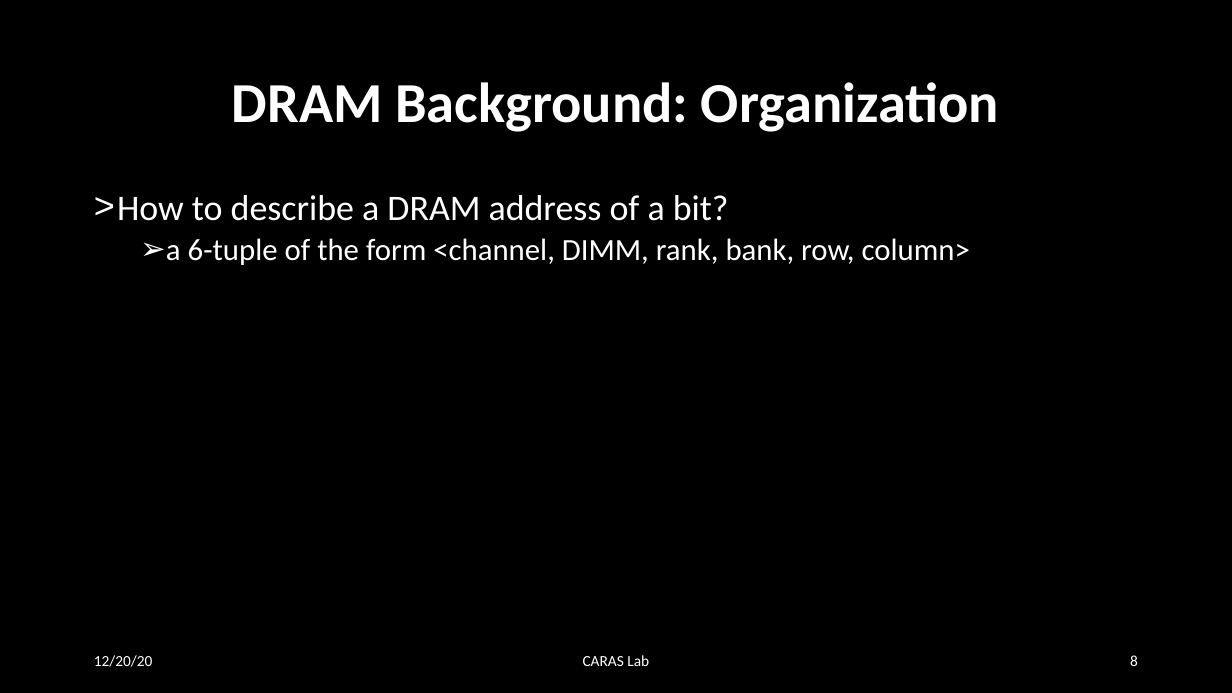
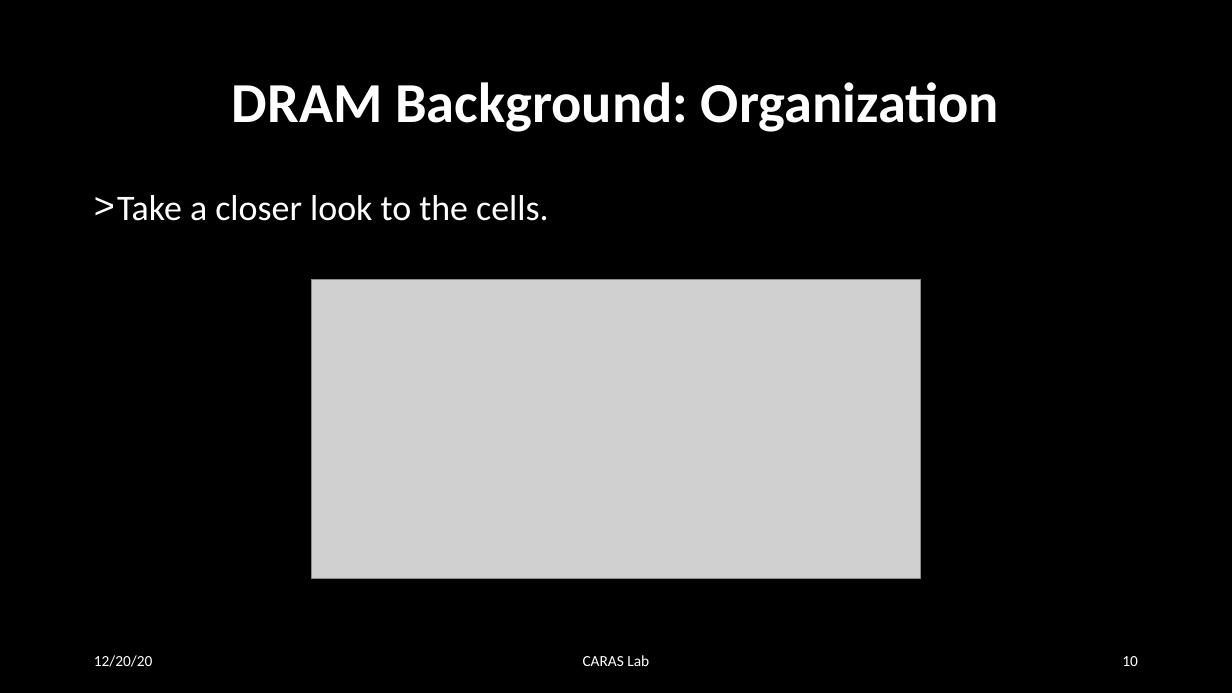
Before and after one commit to MekAkUActOR/RowHammer, a slide deck: slide 10 of summary1.pptx (slide 8 before the commit). Drawn at 1232x693 pixels with LibreOffice and Linux fonts; fonts in the diff are those of the drawing; grey boxes stand for pictures. Boxes give left, top, right and bottom in pixels: in the first picture for what was removed or moved away, otherwise in the second. Text is boxed around its words. In the diff, an @@ line names an element or a change of style, - is before the commit and + after.

```diff
--- a/summary1.pptx
+++ b/summary1.pptx
@@ text at bbox=[117, 195, 549, 221]: text changed; size 24 to 28 pt @@
-> How to describe a DRAM address of a bit?
-  ➢ a 6-tuple of the form <channel, DIMM, rank, bank, row, column>
+> Take a closer look to the cells.
@@ picture added at bbox=[311, 279, 921, 579] @@
@@ page number at bbox=[1122, 656, 1138, 666]: text changed @@
-8
+10
```
Also in this commit, not shown: 6 other slides changed, 10 slides added, 1 other file.
